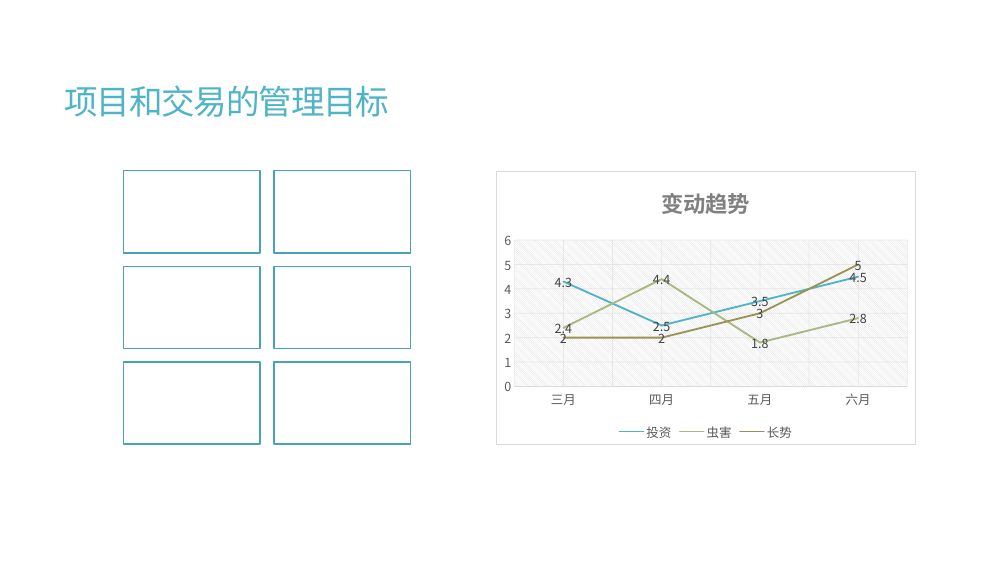
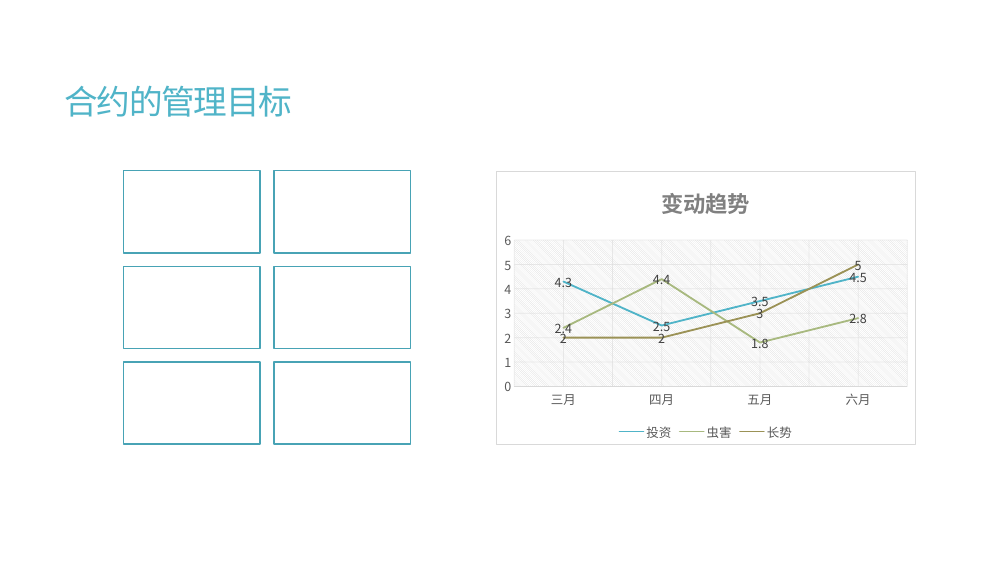
Before and after one commit to calcyu/chainway, a slide deck: slide 28 of Docs/城乡元宇宙服务器.pptx (slide 21 before the commit). Drawn at 1008x567 pixels with LibreOffice and Linux fonts; fonts in the diff are those of the drawing. Boxes give left, top, right and bottom in pixels: in the first picture for what was removed or moved away, otherwise in the second. Text is boxed around its words. In the diff, an @@ line names an element or a change of style, - is before the commit and + after.

```diff
--- a/Docs/城乡元宇宙服务器.pptx
+++ b/Docs/城乡元宇宙服务器.pptx
@@ title at <box>64,85,292,117</box>: text changed @@
-项目和交易的管理目标
+合约的管理目标
```
Also in this commit, not shown: 21 other slides changed, 15 slides added, 13 slides removed, 20 other files.
